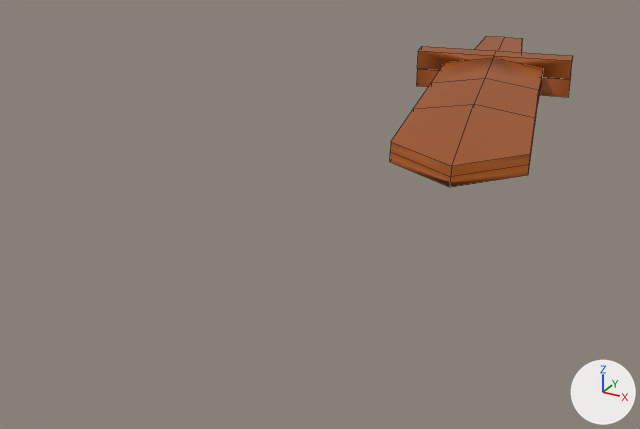
Two versions of the OBJ model public/models/items/sword.obj, one commit apart.
Before and after are seen from a camera (50 mm lens) standing at (2.4, -7.35, 2.1) and looking at (-0.48, -2.12, -0.52). Every picture has the same lights, and +X, +Y and +Z are marked at lower right. Mesh edges are drawn as thin lines. Where no turn or scale is listed for an object, it has been applied to the vertices.
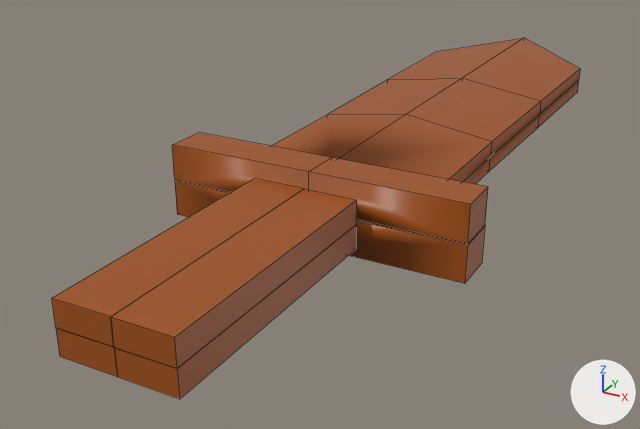
What differs and where, as boxes [x1, y1, x2, y2] in the pictures (640 x 429 px; the box of a moved part takes in the faces that stretch with it):
'Cube', reshaped (188% wider, 138% taller): before [390, 36, 573, 187]; after [52, 38, 580, 399]
part 1 of me_cube, moved or reshaped: before [417, 46, 573, 79]; after [172, 133, 488, 245]
part 2 of me_cube, added (brown): after [111, 189, 357, 368]
part 3 of me_cube, added (brown): after [52, 179, 303, 347]
part 4 of me_cube, moved or reshaped: before [417, 68, 570, 97]; after [175, 180, 485, 283]
part 5 of me_cube, added (brown): after [114, 225, 356, 399]
part 6 of me_cube, added (brown): after [56, 328, 117, 377]
part 7 of me_cube, rebuilt: before [390, 58, 543, 187]; after [271, 38, 580, 184]
part 8 of me_cube, deleted: before [475, 36, 504, 51]
part 9 of me_cube, deleted: before [498, 37, 522, 52]

What the commit changed:
me_cube is used by ob_cube; location (0.0, 0.0, 0.0).
me_cube had 91 vertices, 90 faces and spanned x -0.8..0.93, y -2.21..1.66, z -0.17..0.17.
me_cube now has 92 vertices, 90 faces and spans x -1.0..1.0, y -4.86..1.13, z -0.24..0.24.
me_cube part 1: the loose piece of 12 vertices spanning x -0.8..0.6, y 0.29..0.8, z 0.0..0.17 is turned 166.8 degrees about the z axis through its middle and scaled by 1.43, then moved by (0.1, -3.52, 0.04).
me_cube part 2: a new loose piece, a box spanning x 0.0..0.34, y -4.86..-3.18, z 0.0..0.15, in mat_material (brown #a0500a).
me_cube part 3: a new loose piece, a box spanning x -0.34..0.0, y -4.86..-3.18, z 0.0..0.15, in mat_material (brown #a0500a).
me_cube part 4: the loose piece of 12 vertices spanning x -0.8..0.6, y 0.29..0.8, z -0.17..0.0 is turned 166.8 degrees about the z axis through its middle and scaled by 1.43, then moved by (0.1, -3.52, -0.04).
me_cube part 5: a new loose piece, a box spanning x 0.0..0.34, y -4.86..-3.18, z -0.15..0.0, in mat_material (brown #a0500a).
me_cube part 6: a new loose piece, a box spanning x -0.34..0.0, y -4.86..-3.18, z -0.15..0.0, in mat_material (brown #a0500a).
me_cube part 7: the loose piece of 36 vertices spanning x -0.52..0.93, y -2.21..0.56, z -0.14..0.14 is rebuilt with 36 vertices and now spans x -0.68..0.68, y -2.78..1.13, z -0.21..0.21.
me_cube part 8: the loose piece of 15 vertices spanning x -0.53..-0.12, y 0.58..1.62, z -0.11..0.11 is deleted.
me_cube part 9: the loose piece of 8 vertices spanning x -0.35..0.11, y 0.63..1.66, z 0.0..0.11 is deleted.
